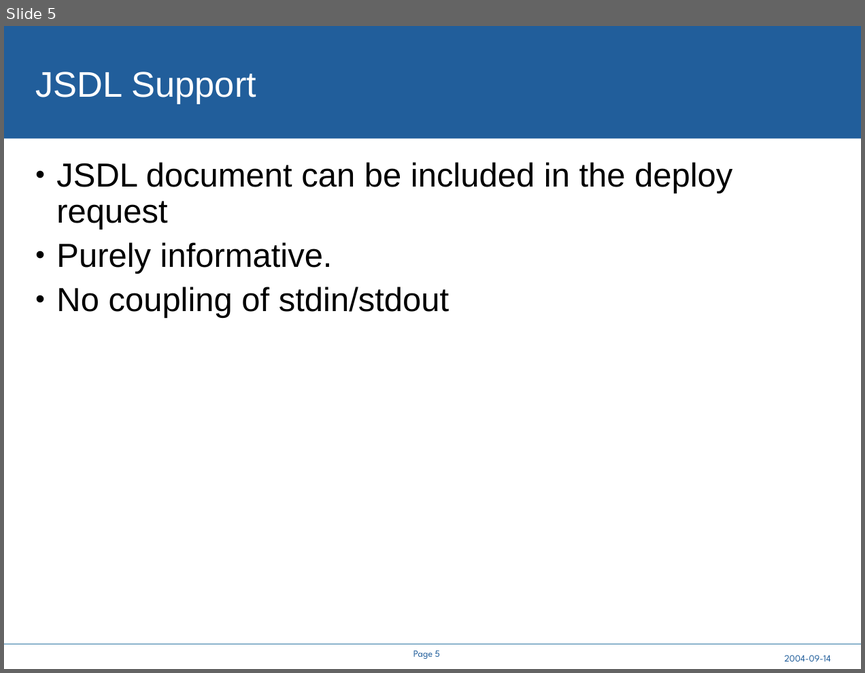
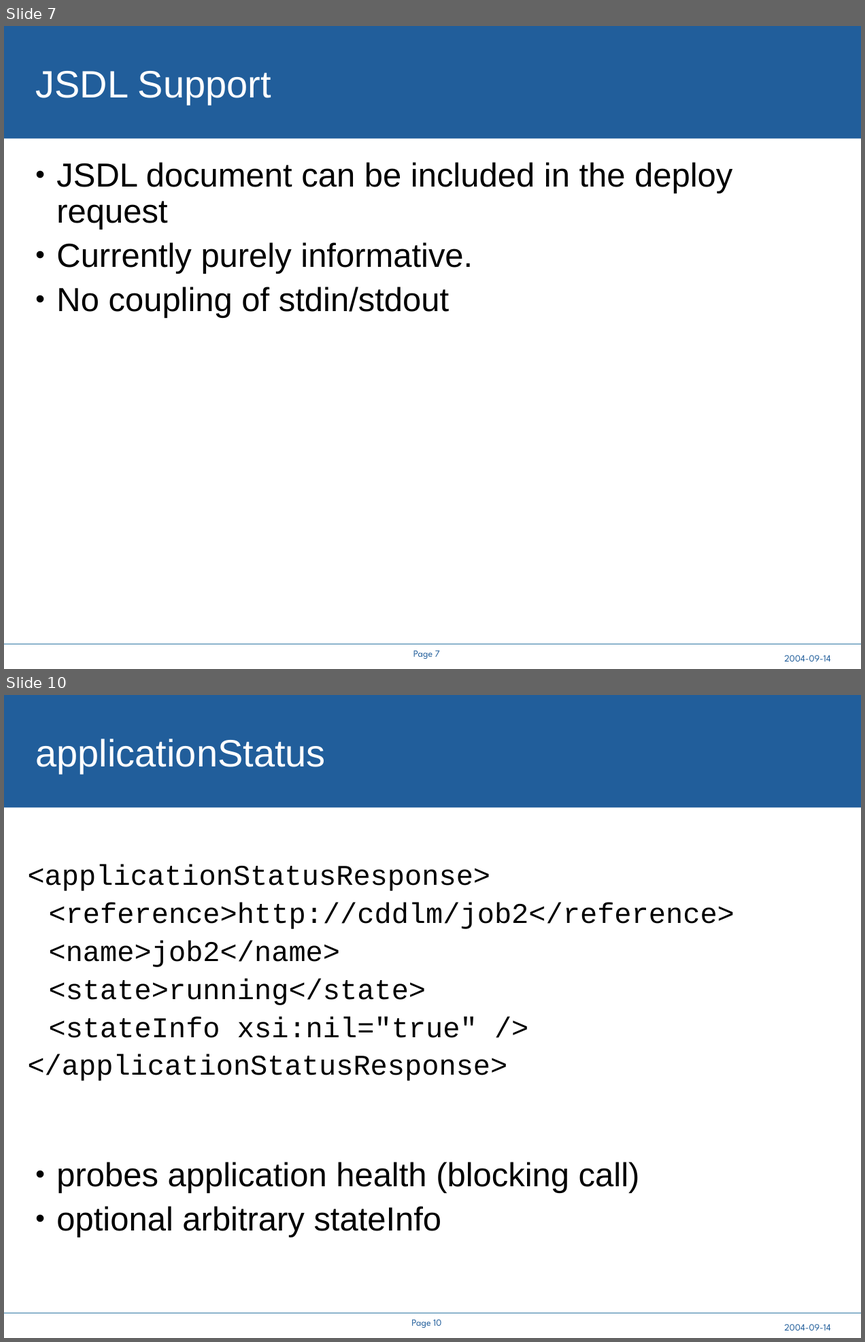
Before and after one commit to steveloughran/smartfrog, a slide deck: core/components/cddlm/doc/A Service API for deployment.ppt. Shown one above the other, each under a label of ours: slide 5 before the commit, slides 7 and 10 after it; the slides between them are not shown. The pictures are 865x673 and 865x1342 pixels, drawn with LibreOffice and Linux fonts; fonts in the diff are those of the drawing; background and template pictures are left out. Boxes give left, top, right and bottom in pixels: in the first picture for what was removed or moved away, otherwise in the second. Text is boxed around its words. In the diff, an @@ line names an element or a change of style, - is before the commit and + after.

```diff
--- a/core/components/cddlm/doc/A Service API for deployment.ppt
+++ b/core/components/cddlm/doc/A Service API for deployment.ppt
@@ slide 10 added at box(4, 695, 861, 1338), background #FFFFFF; not listed: 4 template elements that a slide beside it also shows @@
@@ title added at box(36, 739, 326, 774), 32 pt, text #FFFFFF @@
+applicationStatus
@@ text added at box(28, 864, 734, 1081), 24 pt, text #000000 @@
+<applicationStatusResponse>
+<reference>http://cddlm/job2</reference>
+<name>job2</name>
+<state>running</state>
+<stateInfo xsi:nil="true" />
+</applicationStatusResponse>
@@ text added at box(56, 1161, 640, 1237), 28 pt, text #000000 @@
+• probes application health (blocking call)
+• optional arbitrary stateInfo
@@ what was slide 5 is now slide 7 @@
@@ slide 7 changed as well @@
@@ title "JSDL Support" at box(36, 71, 271, 105): size 30 to 32 pt @@
@@ text at box(56, 242, 473, 274): text changed @@
-• Purely informative.
+• Currently purely informative.
@@ page number at box(413, 650, 440, 658): text changed @@
-Page 5
+Page 7
```
Also in this commit, not shown: 9 other slides changed, 7 other slides added, 19 other files.
